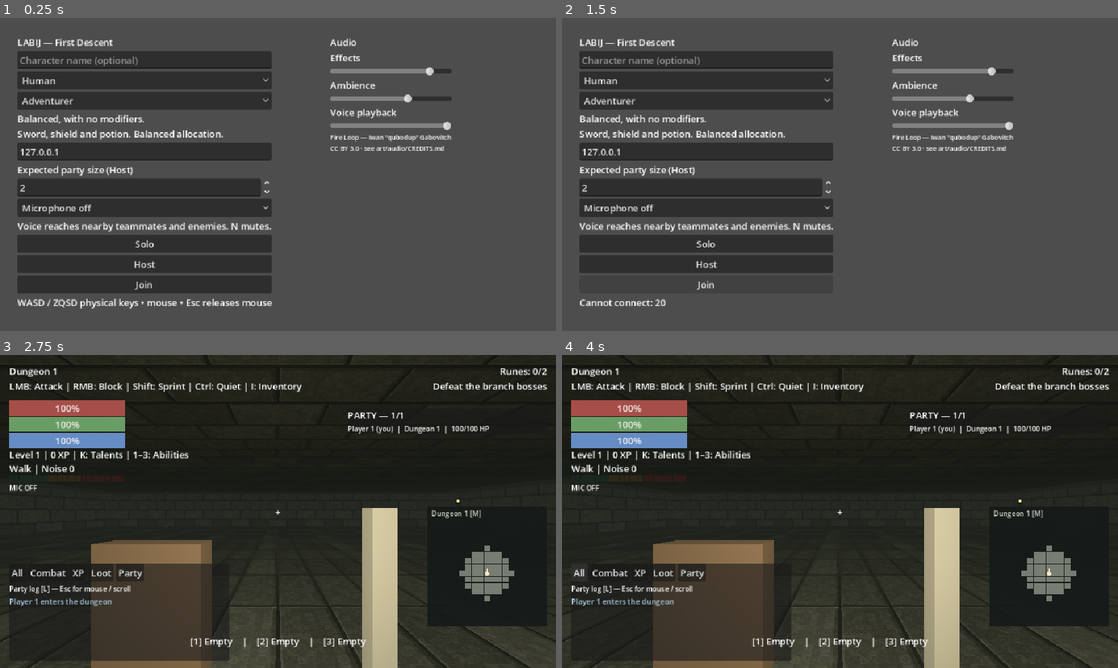
Above: before the commit, frames 1-4 (two rows, left to right).
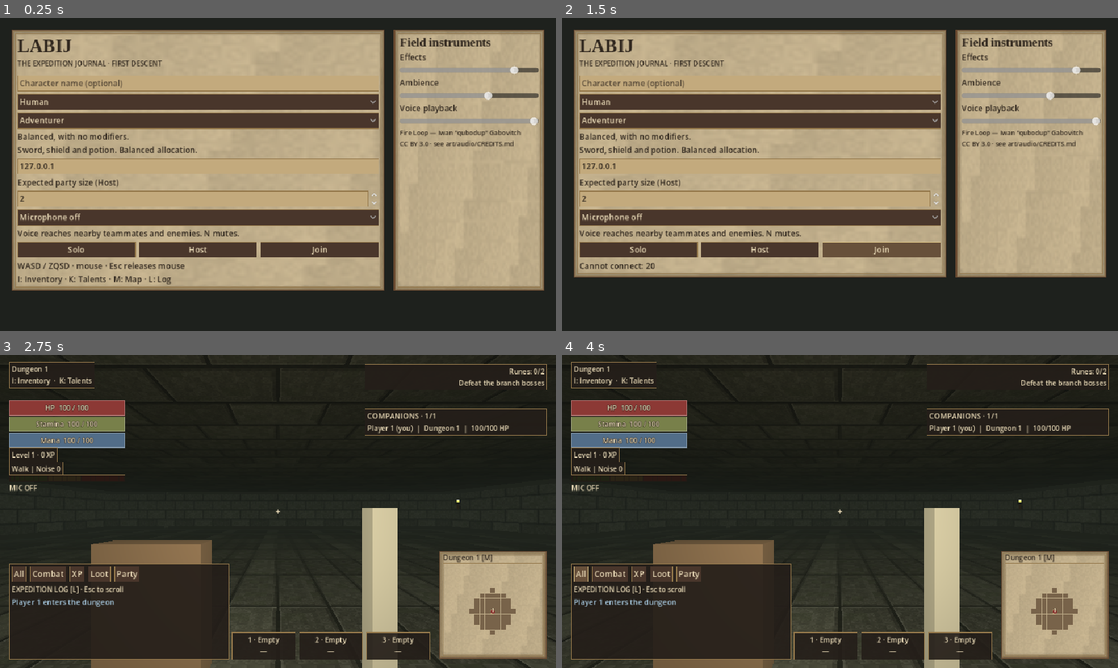
Above: after the commit, the same moments.

Repository: tdonnenfeld/LABIJ
Game: Godot game, scene res://game/main.tscn
Same seed, same stepped clock (60 frames per second), same inputs: the game is played once before the commit and once after it. Sound files missing from this copy of the repository are replaced by a short silence.
Inputs:
- Up to frame 1 (0.25 s): no input
- Up to frame 2 (1.5 s): click "Host" at 0.5 s; click "Join" at 1.25 s
- Up to frame 3 (2.75 s): click "Solo" at 2 s
- Up to frame 4 (4 s): click "XP" at 2.75 s; click "All" at 3.5 s

The runs differ from the first frame. In frame 1, 99% of the frame differs, in the area x 0-100%, y 0-100%; in frame 2, 99%; in frame 3, 18%; in frame 4, 18%.

Commit message:
Establish Expedition Journal parchment UI and framed HUD

Diff:
--- a/game/main.gd
+++ b/game/main.gd
@@ -1,6 +1,7 @@
 extends Node3D
 
 const Numbers = preload("res://game/ui/numbers.gd")
+const Parchment = preload("res://game/ui/parchment.gd")
 
 const World = preload("res://game/world.gd")
 const Player = preload("res://game/player.gd")
@@ -22,7 +23,8 @@
 var feedback: Node3D
 var party_names: Dictionary = {}
 var next_party_number := 1
-var action_bar: Label
+var action_bar: HBoxContainer
+var action_slots: Array[Label] = []
 const Minimap = preload("res://game/ui/minimap.gd")
 var minimap: Control
 var map_timer := 0.0
@@ -109,15 +111,21 @@
 	else:
 		AudioMix.ensure()
 		_build_menu()
-		var layer := CanvasLayer.new()
-		add_child(layer)
+		var canvas := CanvasLayer.new()
+		add_child(canvas)
+		var layer := Control.new()
+		canvas.add_child(layer)
+		layer.set_anchors_and_offsets_preset(Control.PRESET_FULL_RECT)
+		layer.mouse_filter = Control.MOUSE_FILTER_IGNORE
+		layer.theme = Parchment.build(false)
 		hud = Label.new()
-		hud.position = Vector2(16, 16)
+		hud.position = Vector2(16, 12)
+		Parchment.plate(hud, 12)
 		layer.add_child(hud)
 		hud.hide()
-		hp_bar = make_bar(layer, Vector2(16, 78), Color("#a64e48"))
-		stamina_bar = make_bar(layer, Vector2(16, 106), Color("#6a9d65"))
-		mana_bar = make_bar(layer, Vector2(16, 134), Color("#668cc4"))
+		hp_bar = make_bar(layer, Vector2(16, 78), Parchment.HP, "HP")
+		stamina_bar = make_bar(layer, Vector2(16, 106), Parchment.STAMINA, "Stamina")
+		mana_bar = make_bar(layer, Vector2(16, 134), Parchment.MANA, "Mana")
 		damage_flash = ColorRect.new()
 		damage_flash.color = Color(0.8, 0.05, 0.05, 0)
 		damage_flash.mouse_filter = Control.MOUSE_FILTER_IGNORE
@@ -140,13 +148,15 @@
 		skills_ui.talent_action.connect(_talent_action)
 		xp_label = Label.new()
 		xp_label.position = Vector2(16, 160)
+		Parchment.plate(xp_label, 12)
 		layer.add_child(xp_label)
 		xp_label.hide()
 		objective_label = Label.new()
 		objective_label.horizontal_alignment = HORIZONTAL_ALIGNMENT_RIGHT
+		Parchment.plate(objective_label, 12)
 		layer.add_child(objective_label)
 		objective_label.set_anchors_and_offsets_preset(Control.PRESET_TOP_RIGHT)
-		objective_label.offset_left = -340
+		objective_label.offset_left = -330
 		objective_label.offset_right = -16
 		objective_label.offset_top = 16
 		objective_label.hide()
@@ -161,21 +171,33 @@
 		party_panel = PartyPanel.new()
 		layer.add_child(party_panel)
 		party_panel.set_anchors_and_offsets_preset(Control.PRESET_TOP_RIGHT)
-		party_panel.offset_left = -360
+		party_panel.offset_left = -330
 		party_panel.offset_right = -16
 		party_panel.offset_top = 92
 		party_panel.hide()
-		action_bar = Label.new()
-		action_bar.horizontal_alignment = HORIZONTAL_ALIGNMENT_CENTER
+		action_bar = HBoxContainer.new()
+		action_bar.mouse_filter = Control.MOUSE_FILTER_IGNORE
 		layer.add_child(action_bar)
 		action_bar.set_anchors_and_offsets_preset(Control.PRESET_CENTER_BOTTOM)
-		action_bar.offset_left = -240
-		action_bar.offset_right = 240
-		action_bar.offset_top = -58
-		action_bar.offset_bottom = -16
+		action_bar.offset_left = -80
+		action_bar.offset_right = 262
+		action_bar.offset_top = -64
+		action_bar.offset_bottom = -12
+		for i in range(3):
+			var slot := Label.new()
+			slot.custom_minimum_size = Vector2(108, 48)
+			slot.size_flags_horizontal = Control.SIZE_EXPAND_FILL
+			slot.horizontal_alignment = HORIZONTAL_ALIGNMENT_CENTER
+			slot.vertical_alignment = VERTICAL_ALIGNMENT_CENTER
+			slot.autowrap_mode = TextServer.AUTOWRAP_WORD_SMART
+			Parchment.plate(slot, 12)
+			slot.text = "%d · Empty" % (i + 1)
+			action_bar.add_child(slot)
+			action_slots.append(slot)
 		action_bar.hide()
 		noise_label = Label.new()
 		noise_label.position = Vector2(16, 184)
+		Parchment.plate(noise_label, 12)
 		layer.add_child(noise_label)
 		noise_label.hide()
 		noise_meter = NoiseMeter.new()
@@ -191,20 +213,21 @@
 		voice_label.hide()
 		target_label = Label.new()
 		target_label.horizontal_alignment = HORIZONTAL_ALIGNMENT_CENTER
+		Parchment.plate(target_label, 12)
 		target_label.mouse_filter = Control.MOUSE_FILTER_IGNORE
 		layer.add_child(target_label)
 		target_label.set_anchors_and_offsets_preset(Control.PRESET_CENTER_TOP)
-		target_label.offset_left = -155
-		target_label.offset_right = 155
+		target_label.offset_left = -130
+		target_label.offset_right = 130
 		target_label.offset_top = 12
 		target_label.hide()
 		minimap = Minimap.new()
 		layer.add_child(minimap)
 		minimap.set_anchors_and_offsets_preset(Control.PRESET_BOTTOM_RIGHT)
-		minimap.offset_left = -222
+		minimap.offset_left = -202
 		minimap.offset_right = -16
-		minimap.offset_top = -278
-		minimap.offset_bottom = -72
+		minimap.offset_top = -202
+		minimap.offset_bottom = -16
 		minimap.mouse_filter = Control.MOUSE_FILTER_IGNORE
 		minimap.hide()
 		var popup_layer := Control.new()
@@ -225,11 +248,13 @@
 		result_screen.set_anchors_and_offsets_preset(Control.PRESET_FULL_RECT)
 		var panel := PanelContainer.new()
 		result_screen.add_child(panel)
+		panel.theme = Parchment.build(true)
 		var column := VBoxContainer.new()
 		column.custom_minimum_size.x = 320
 		panel.add_child(column)
 		result_label = Label.new()
 		result_label.horizontal_alignment = HORIZONTAL_ALIGNMENT_CENTER
+		Parchment.heading(result_label, 23)
 		column.add_child(result_label)
 		var back := Button.new()
 		back.text = "Return to menu"
@@ -237,28 +262,66 @@
 		back.pressed.connect(_failed)
 		result_screen.hide()
 
-func make_bar(layer: CanvasLayer, at: Vector2, color: Color) -> ProgressBar:
+func make_bar(layer: Control, at: Vector2, color: Color, caption: String) -> ProgressBar:
 	var bar := ProgressBar.new()
 	bar.position = at
 	bar.size = Vector2(200, 20)
 	bar.max_value = 100
 	bar.value = 100
-	var fill := StyleBoxFlat.new()
-	fill.bg_color = color
-	bar.add_theme_stylebox_override("fill", fill)
+	Parchment.decorate_bar(bar, color)
+	bar.mouse_filter = Control.MOUSE_FILTER_IGNORE
 	layer.add_child(bar)
+	var label := Label.new()
+	label.text = caption + " 100 / 100"
+	label.horizontal_alignment = HORIZONTAL_ALIGNMENT_CENTER
+	label.vertical_alignment = VERTICAL_ALIGNMENT_CENTER
+	label.add_theme_font_size_override("font_size", 12)
+	label.add_theme_color_override("font_outline_color", Color("#201813"))
+	label.add_theme_constant_override("outline_size", 3)
+	label.mouse_filter = Control.MOUSE_FILTER_IGNORE
+	bar.add_child(label)
+	label.set_anchors_and_offsets_preset(Control.PRESET_FULL_RECT)
 	bar.hide()
 	return bar
 
 func _build_menu() -> void:
 	menu = CanvasLayer.new()
 	add_child(menu)
+	var page := Control.new()
+	menu.add_child(page)
+	page.set_anchors_and_offsets_preset(Control.PRESET_FULL_RECT)
+	page.theme = Parchment.build(true)
+	var backdrop := ColorRect.new()
+	backdrop.color = Color("#1e211d")
+	backdrop.mouse_filter = Control.MOUSE_FILTER_IGNORE
+	page.add_child(backdrop)
+	backdrop.set_anchors_and_offsets_preset(Control.PRESET_FULL_RECT)
+	var margin := MarginContainer.new()
+	page.add_child(margin)
+	margin.set_anchors_and_offsets_preset(Control.PRESET_FULL_RECT)
+	for side in ["left", "top", "right", "bottom"]:
+		margin.add_theme_constant_override("margin_" + side, 20)
+	var scroll := ScrollContainer.new()
+	scroll.horizontal_scroll_mode = ScrollContainer.SCROLL_MODE_DISABLED
+	margin.add_child(scroll)
+	var spread := HBoxContainer.new()
+	spread.size_flags_horizontal = Control.SIZE_EXPAND_FILL
+	spread.add_theme_constant_override("separation", 16)
+	scroll.add_child(spread)
+	var left_page := PanelContainer.new()
+	left_page.size_flags_horizontal = Control.SIZE_EXPAND_FILL
+	spread.add_child(left_page)
 	var panel := VBoxContainer.new()
-	panel.position = Vector2(30, 30)
-	menu.add_child(panel)
+	left_page.add_child(panel)
 	var title := Label.new()
-	title.text = "LABIJ — First Descent"
+	title.text = "LABIJ"
+	Parchment.heading(title, 32)
 	panel.add_child(title)
+	var subtitle := Label.new()
+	subtitle.text = "THE EXPEDITION JOURNAL · FIRST DESCENT"
+	subtitle.add_theme_font_size_override("font_size", 12)
+	panel.add_child(subtitle)
+	panel.add_child(HSeparator.new())
 	character_name = LineEdit.new()
 	character_name.placeholder_text = "Character name (optional)"
 	character_name.max_length = 24
@@ -296,26 +359,32 @@
 	var voice_hint := Label.new()
 	voice_hint.text = "Voice reaches nearby teammates and enemies. N mutes."
 	panel.add_child(voice_hint)
+	var choices := HBoxContainer.new()
+	panel.add_child(choices)
 	for entry in [["Solo", _solo], ["Host", _host], ["Join", _join]]:
 		var button := Button.new()
 		button.text = entry[0]
 		button.pressed.connect(entry[1])
-		panel.add_child(button)
+		button.size_flags_horizontal = Control.SIZE_EXPAND_FILL
+		choices.add_child(button)
 	status = Label.new()
-	status.text = "WASD / ZQSD physical keys • mouse • Esc releases mouse"
+	status.text = "WASD / ZQSD · mouse · Esc releases mouse\nI: Inventory · K: Talents · M: Map · L: Log"
 	panel.add_child(status)
+	var right_page := PanelContainer.new()
+	right_page.custom_minimum_size.x = 260
+	spread.add_child(right_page)
 	var audio_panel := VBoxContainer.new()
-	audio_panel.position = Vector2(570, 30)
-	audio_panel.custom_minimum_size.x = 210
-	menu.add_child(audio_panel)
+	right_page.add_child(audio_panel)
 	var audio_title := Label.new()
-	audio_title.text = "Audio"
+	audio_title.text = "Field instruments"
+	Parchment.heading(audio_title, 21)
 	audio_panel.add_child(audio_title)
 	for entry in [["Effects", AudioMix.EFFECTS, 0.85], ["Ambience", AudioMix.AMBIENCE, 0.65], ["Voice playback", AudioMix.VOICE, 1.0]]:
 		add_audio_slider(audio_panel, entry[0], entry[1], entry[2])
 	var credit := Label.new()
 	credit.text = "Fire Loop — Iwan \"qubodup\" Gabovitch\nCC BY 3.0 · see art/audio/CREDITS.md"
 	credit.add_theme_font_size_override("font_size", 11)
+	credit.autowrap_mode = TextServer.AUTOWRAP_WORD_SMART
 	audio_panel.add_child(credit)
 
 func add_audio_slider(panel: VBoxContainer, title: String, bus: String, default_value: float) -> void:
@@ -701,18 +770,21 @@
 		if hp_bar:
 			hp_bar.max_value = local.max_health()
 			hp_bar.value = local.health
-			xp_label.text = "Level %d | %d XP | K: Talents | 1–3: Abilities" % [local.skills.character_level(), local.skills.total_xp]
-			var ability_text: PackedStringArray = []
+			xp_label.text = "Level %d · %d XP" % [local.skills.character_level(), local.skills.total_xp]
 			for i in range(3):
 				var ability: String = local.skills.slots[i]
 				var node: Array = local.Skills.Talents.find(ability)
 				var cooldown: float = local.skills.cooldowns.get(ability, 0.0)
-				ability_text.append("[%d] %s%s" % [i + 1, "Empty" if node.is_empty() else node[2], " %.1fs" % cooldown if cooldown > 0 else ""])
-			action_bar.text = "    |    ".join(ability_text)
+				var slot := action_slots[i]
+				slot.text = "%d · %s\n%s" % [i + 1, "Empty" if node.is_empty() else node[2], "%.1fs" % cooldown if cooldown > 0 else ("—" if node.is_empty() else "Ready")]
+				slot.modulate = Color("#b8a88b") if cooldown > 0 else Color.WHITE
 			if skills_ui and skills_ui.visible:
 				skills_ui.refresh(local.skills.state(), world.safe(local))
 			stamina_bar.value = local.stamina
 			mana_bar.value = local.mana
+			hp_bar.get_child(0).text = "HP  %d / %d" % [ceili(local.health), ceili(local.max_health())]
+			stamina_bar.get_child(0).text = "Stamina  %d / %d" % [ceili(local.stamina), int(stamina_bar.max_value)]
+			mana_bar.get_child(0).text = "Mana  %d / %d" % [ceili(local.mana), int(mana_bar.max_value)]
 			if local.camera:
 				local.camera.fov = lerpf(local.camera.fov, 85.0 if local.sprinting else 75.0, minf(1.0, delta * 8.0))
 			crosshair.modulate = Color("#90df87") if local.swing_hit and local.attack_phase == 2 else Color.WHITE
@@ -728,7 +800,7 @@
 			if local.health <= 0:
 				hud.text += "\nParty defeated"
 			else:
-				hud.text += "\nLMB: Attack | RMB: Block | Shift: Sprint | Ctrl: Quiet | I: Inventory"
+				hud.text += "\nI: Inventory  ·  K: Talents"
 				var aggro := 0
 				for mob in world.monsters.values():
 					if mob.health > 0 and mob.floor == local.floor_id and mob.target == local_id:
@@ -1017,7 +1089,9 @@
 	var mob: Dictionary = world.focused_enemy(local, yaw)
 	if mob.is_empty():
 		target_label.text = ""
-		return
+		target_label.hide()
+		return
+	target_label.show()
 	var target_name := "None"
 	if actors.has(mob.target):
 		target_name = actors[mob.target].display_name
--- a/game/ui/log_panel.gd
+++ b/game/ui/log_panel.gd
@@ -18,11 +18,11 @@
 		tabs.add_child(button)
 		button.pressed.connect(select_filter.bind(category))
 	var hint := Label.new()
-	hint.text = "Party log [L] — Esc for mouse / scroll"
+	hint.text = "EXPEDITION LOG [L] · Esc to scroll"
 	hint.add_theme_font_size_override("font_size", 12)
 	column.add_child(hint)
 	feed = RichTextLabel.new()
-	feed.custom_minimum_size = Vector2(350, 112)
+	feed.custom_minimum_size = Vector2(345, 104)
 	feed.add_theme_font_size_override("normal_font_size", 13)
 	feed.scroll_following = true
 	feed.selection_enabled = true
--- a/game/ui/minimap.gd
+++ b/game/ui/minimap.gd
@@ -1,5 +1,7 @@
 extends Control
 
+const Parchment = preload("res://game/ui/parchment.gd")
+var page_style := Parchment.parchment(4.0)
 const Exploration = preload("res://game/world/exploration.gd")
 const Acoustics = preload("res://game/world/noise.gd")
 var memory := Exploration.new()
@@ -30,26 +32,27 @@
 	queue_redraw()
 
 func _draw() -> void:
-	draw_rect(Rect2(Vector2.ZERO, size), Color("#151a19e8"))
-	var step := minf(size.x, size.y - 24.0) / 17.0
+	draw_style_box(page_style, Rect2(Vector2.ZERO, size))
+	draw_line(Vector2(8, 21), Vector2(size.x - 8, 21), Parchment.BRASS, 1.0)
+	var step := minf(size.x - 16.0, size.y - 32.0) / 17.0
 	if step <= 0:
 		return
 	var middle := Vector2(size.x * 0.5, (size.y + 24.0) * 0.5)
 	var cells: Dictionary = memory.explored.get(floor_id, {})
 	var font := ThemeDB.fallback_font
-	draw_string(font, Vector2(7, 16), floor_title + " [M]", HORIZONTAL_ALIGNMENT_LEFT, -1, 12, Color("#d9dacb"))
+	draw_string(font, Vector2(7, 16), floor_title + " [M]", HORIZONTAL_ALIGNMENT_LEFT, -1, 12, Parchment.INK)
 	for cell in cells:
 		var offset: Vector2i = cell - center
 		if absi(offset.x) > 8 or absi(offset.y) > 8:
 			continue
 		var at := middle + Vector2(offset) * step
-		draw_rect(Rect2(at - Vector2.ONE * step * 0.5, Vector2.ONE * (step - 0.7)), Color("#777d72"))
+		draw_rect(Rect2(at - Vector2.ONE * step * 0.5, Vector2.ONE * (step - 0.7)), Color("#78634a"))
 		if markers.has(cell):
-			draw_string(font, at + Vector2(-4, 4), markers[cell], HORIZONTAL_ALIGNMENT_LEFT, -1, 11, Color("#f5c86b"))
+			draw_string(font, at + Vector2(-4, 4), markers[cell], HORIZONTAL_ALIGNMENT_LEFT, -1, 11, Color("#ffe3a0"))
 		if party.has(cell):
-			draw_circle(at, 2.5, Color("#75c0e6"))
+			draw_circle(at, 2.5, Color("#72b8db"))
 	var forward := Vector2(-sin(heading), -cos(heading))
-	draw_circle(middle, 3.5, Color("#f3e9c4"))
+	draw_circle(middle, 3.5, Color("#8c3935"))
 	draw_line(middle, middle + forward * step * 0.75, Color("#f3e9c4"), 2.0)
 
 func reset() -> void:
--- a/game/ui/noise_meter.gd
+++ b/game/ui/noise_meter.gd
@@ -11,17 +11,19 @@
 	queue_redraw()
 
 func _draw() -> void:
-	var width_per_segment := size.x / SEGMENTS
+	draw_rect(Rect2(Vector2.ZERO, size), Color("#221a15"))
+	draw_rect(Rect2(Vector2.ZERO, size), Color("#94784b"), false, 1.0)
+	var width_per_segment := (size.x - 4.0) / SEGMENTS
 	if width_per_segment <= 0 or size.y <= 0:
 		return
 	for i in range(SEGMENTS):
 		var threshold := float(i) / SEGMENTS
-		var color := Color("#77b483") if threshold < 0.30 else (Color("#d2b36a") if threshold < 0.60 else Color("#d87867"))
+		var color := Color("#8d9b59") if threshold < 0.30 else (Color("#c0a15e") if threshold < 0.60 else Color("#c16c58"))
 		var fill := clampf(level / MAX_LEVEL * SEGMENTS - i, 0.0, 1.0)
-		var at := Vector2(i * width_per_segment, 0)
-		draw_rect(Rect2(at, Vector2(width_per_segment - 1.0, size.y)), color.darkened(0.78))
+		var at := Vector2(2.0 + i * width_per_segment, 2.0)
+		draw_rect(Rect2(at, Vector2(width_per_segment - 1.0, size.y - 4.0)), color.darkened(0.78))
 		if fill > 0:
-			draw_rect(Rect2(at, Vector2((width_per_segment - 1.0) * fill, size.y)), color)
+			draw_rect(Rect2(at, Vector2((width_per_segment - 1.0) * fill, size.y - 4.0)), color)
 	if peak > 0:
-		var x := clampf(peak / MAX_LEVEL * size.x - 1.5, 0.0, size.x - 2.0)
-		draw_rect(Rect2(x, 0, 2, size.y), Color("#fff2d4"))
+		var x := clampf(2.0 + peak / MAX_LEVEL * (size.x - 4.0) - 1.5, 2.0, size.x - 4.0)
+		draw_rect(Rect2(x, 2, 2, size.y - 4.0), Color("#fff2d4"))
--- /dev/null
+++ b/game/ui/parchment.gd
@@ -0,0 +1,131 @@
+extends RefCounted
+
+const PAPER := Color("#d5c19a")
+const INK := Color("#30271e")
+const BRASS := Color("#94784b")
+const LEATHER := Color("#49362b")
+const LIGHT := Color("#e8d9b6")
+const HP := Color("#8c3935")
+const STAMINA := Color("#78804a")
+const MANA := Color("#526d88")
+static var paper_texture: ImageTexture
+static var hud_theme: Theme
+static var menu_theme: Theme
+
+static func paper() -> ImageTexture:
+	if paper_texture:
+		return paper_texture
+	var image := Image.create(96, 96, false, Image.FORMAT_RGB8)
+	for y in range(96):
+		for x in range(96):
+			var edge := mini(mini(x, y), mini(95 - x, 95 - y))
+			var grain := float(posmod(x * 193 + y * 317 + x * y * 17, 101)) / 100.0
+			var fleck := float(posmod(floori(x / 5.0) * 73 + floori(y / 5.0) * 151, 19)) / 18.0
+			var color := PAPER.darkened(0.04 + grain * 0.06 + fleck * 0.06)
+			if edge < 2:
+				color = Color("#6a4a30")
+			elif edge == 3 or edge == 6:
+				color = BRASS
+			elif edge < 10:
+				color = color.darkened(float(10 - edge) * 0.035)
+			image.set_pixel(x, y, color)
+	paper_texture = ImageTexture.create_from_image(image)
+	return paper_texture
+
+static func parchment(margin: float = 10.0) -> StyleBoxTexture:
+	var style := StyleBoxTexture.new()
+	style.texture = paper()
+	for side in [SIDE_LEFT, SIDE_TOP, SIDE_RIGHT, SIDE_BOTTOM]:
+		style.set_texture_margin(side, 10.0)
+		style.set_content_margin(side, margin)
+	return style
+
+static func frame(background: Color, border: Color = BRASS, margin: float = 5.0) -> StyleBoxFlat:
+	var style := StyleBoxFlat.new()
+	style.bg_color = background
+	style.border_color = border
+	style.set_border_width_all(1)
+	for side in [SIDE_LEFT, SIDE_TOP, SIDE_RIGHT, SIDE_BOTTOM]:
+		style.set_content_margin(side, margin)
+	return style
+
+static func hud_plate() -> StyleBoxFlat:
+	return frame(Color("#241e19e8"), BRASS, 4.0)
+
+static func resource_fill(color: Color) -> StyleBoxFlat:
+	var style := frame(color, color.lightened(0.28), 0.0)
+	style.border_width_bottom = 2
+	return style
+
+static func decorate_bar(bar: ProgressBar, color: Color) -> void:
+	bar.add_theme_stylebox_override("background", frame(Color("#1b1713"), BRASS, 2.0))
+	bar.add_theme_stylebox_override("fill", resource_fill(color))
+	bar.show_percentage = false
+
+static func plate(label: Label, font_size: int = 13) -> void:
+	label.add_theme_stylebox_override("normal", hud_plate())
+	label.add_theme_color_override("font_color", LIGHT)
+	label.add_theme_font_size_override("font_size", font_size)
+	label.mouse_filter = Control.MOUSE_FILTER_IGNORE
+
+static func build(light: bool) -> Theme:
+	if light and menu_theme:
+		return menu_theme
+	if not light and hud_theme:
+		return hud_theme
+	var result := Theme.new()
+	result.default_font_size = 14
+	var ink := INK if light else LIGHT
+	var panel: StyleBox = parchment() if light else hud_plate()
+	var field := frame(Color("#c3aa7d") if light else Color("#342820"), BRASS, 4.0)
+	var normal := frame(Color("#49362b"), BRASS, 4.0)
+	var hover := frame(Color("#67503a"), Color("#dbc285"), 4.0)
+	var pressed := frame(Color("#33251d"), Color("#dbc285"), 4.0)
+	var disabled := frame(Color("#48413a"), Color("#756650"), 4.0)
+	var selected := frame(Color("#766040") if light else Color("#6a5138"), Color("#d8be7a"), 4.0)
+	result.set_stylebox("panel", "PanelContainer", panel)
+	result.set_stylebox("panel", "PopupPanel", panel)
+	result.set_stylebox("panel", "PopupMenu", panel)
+	result.set_stylebox("panel", "ItemList", field)
+	result.set_stylebox("selected", "ItemList", selected)
+	result.set_stylebox("selected_focus", "ItemList", selected)
+	result.set_stylebox("normal", "LineEdit", field)
+	result.set_stylebox("focus", "LineEdit", frame(Color("#00000000"), Color("#d9b77a"), 4.0))
+	result.set_stylebox("panel", "TooltipPanel", hud_plate())
+	result.set_stylebox("background", "ProgressBar", frame(Color("#1b1713"), BRASS, 2.0))
+	result.set_stylebox("fill", "ProgressBar", resource_fill(STAMINA))
+	for type in ["Button", "OptionButton"]:
+		for state in ["normal", "hover", "pressed", "disabled", "focus"]:
+			var style: StyleBox = normal
+			match state:
+				"hover": style = hover
+				"pressed": style = pressed
+				"disabled": style = disabled
+				"focus": style = frame(Color("#00000000"), Color("#e7cc8b"), 4.0)
+			result.set_stylebox(state, type, style)
+		for key in ["font_color", "font_hover_color", "font_pressed_color", "font_focus_color"]:
+			result.set_color(key, type, LIGHT)
+		result.set_color("font_disabled_color", type, Color("#b2a48d"))
+	for type in ["Label", "LineEdit", "ItemList", "PopupMenu"]:
+		result.set_color("font_color", type, ink)
+	result.set_color("font_placeholder_color", "LineEdit", ink.lerp(Color("#867357"), 0.45))
+	result.set_color("font_selected_color", "ItemList", LIGHT)
+	result.set_color("font_hover_color", "PopupMenu", LIGHT)
+	result.set_stylebox("hover", "PopupMenu", selected)
+	result.set_color("default_color", "RichTextLabel", ink)
+	result.set_color("font_color", "TooltipLabel", LIGHT)
+	result.set_color("font_color", "ProgressBar", LIGHT)
+	result.set_constant("separation", "VBoxContainer", 4)
+	result.set_constant("separation", "HBoxContainer", 6)
+	if light:
+		menu_theme = result
+	else:
+		hud_theme = result
+	return result
+
+static func heading(label: Label, font_size: int) -> void:
+	var font := SystemFont.new()
+	font.font_names = PackedStringArray(["Georgia", "Liberation Serif", "Noto Serif", "DejaVu Serif"])
+	font.font_weight = 700
+	label.add_theme_font_override("font", font)
+	label.add_theme_font_size_override("font_size", font_size)
--- a/game/ui/party_panel.gd
+++ b/game/ui/party_panel.gd
@@ -23,10 +23,13 @@
 		rows.remove_child(child)
 		child.queue_free()
 	var title := Label.new()
-	title.text = "PARTY — %d/%d" % [actors.size(), world.party_size]
+	title.text = "COMPANIONS · %d/%d" % [actors.size(), world.party_size]
+	title.add_theme_font_size_override("font_size", 13)
 	rows.add_child(title)
 	for line in lines:
 		var label := Label.new()
 		label.text = line
+		label.tooltip_text = line
+		label.text_overrun_behavior = TextServer.OVERRUN_TRIM_ELLIPSIS
 		label.add_theme_font_size_override("font_size", 12)
 		rows.add_child(label)
--- /dev/null
+++ b/tests/parchment_ui.gd
@@ -0,0 +1,29 @@
+extends SceneTree
+
+const Parchment = preload("res://game/ui/parchment.gd")
+var failures := 0
+
+func _initialize() -> void:
+	call_deferred("run")
+
+func check(ok: bool, description: String) -> void:
+	if not ok:
+		failures += 1
+		push_error(description)
+
+func run() -> void:
+	check(Parchment.paper().get_width() == 96 and Parchment.paper() == Parchment.paper(), "Cached original paper")
+	check(Parchment.build(true) != Parchment.build(false), "Distinct paper and HUD themes")
+	check(Parchment.build(true).get_stylebox("panel", "PanelContainer") is StyleBoxTexture, "Paper panel")
+	check(Parchment.build(false).get_stylebox("panel", "PanelContainer") is StyleBoxFlat, "Dark HUD plate")
+	var main = load("res://game/main.tscn").instantiate()
+	root.add_child(main)
+	await process_frame
+	check(main.action_slots.size() == 3, "Three ability slots")
+	check(not main.hp_bar.show_percentage and main.hp_bar.get_child_count() == 1, "Exact resource label")
+	check(main.inventory_ui.get_theme_stylebox("panel") is StyleBoxFlat, "Inherited theme")
+	check(main.menu.visible and not main.hp_bar.visible, "Menu visible before expedition")
+	check(main.minimap.mouse_filter == Control.MOUSE_FILTER_IGNORE, "Map does not capture mouse")
+	main.queue_free()
+	await process_frame
+	quit(0 if failures == 0 else 1)
Not shown, changed: docs/ART_DIRECTION.md
Not shown, added: docs/UI_ART_DIRECTION.md
